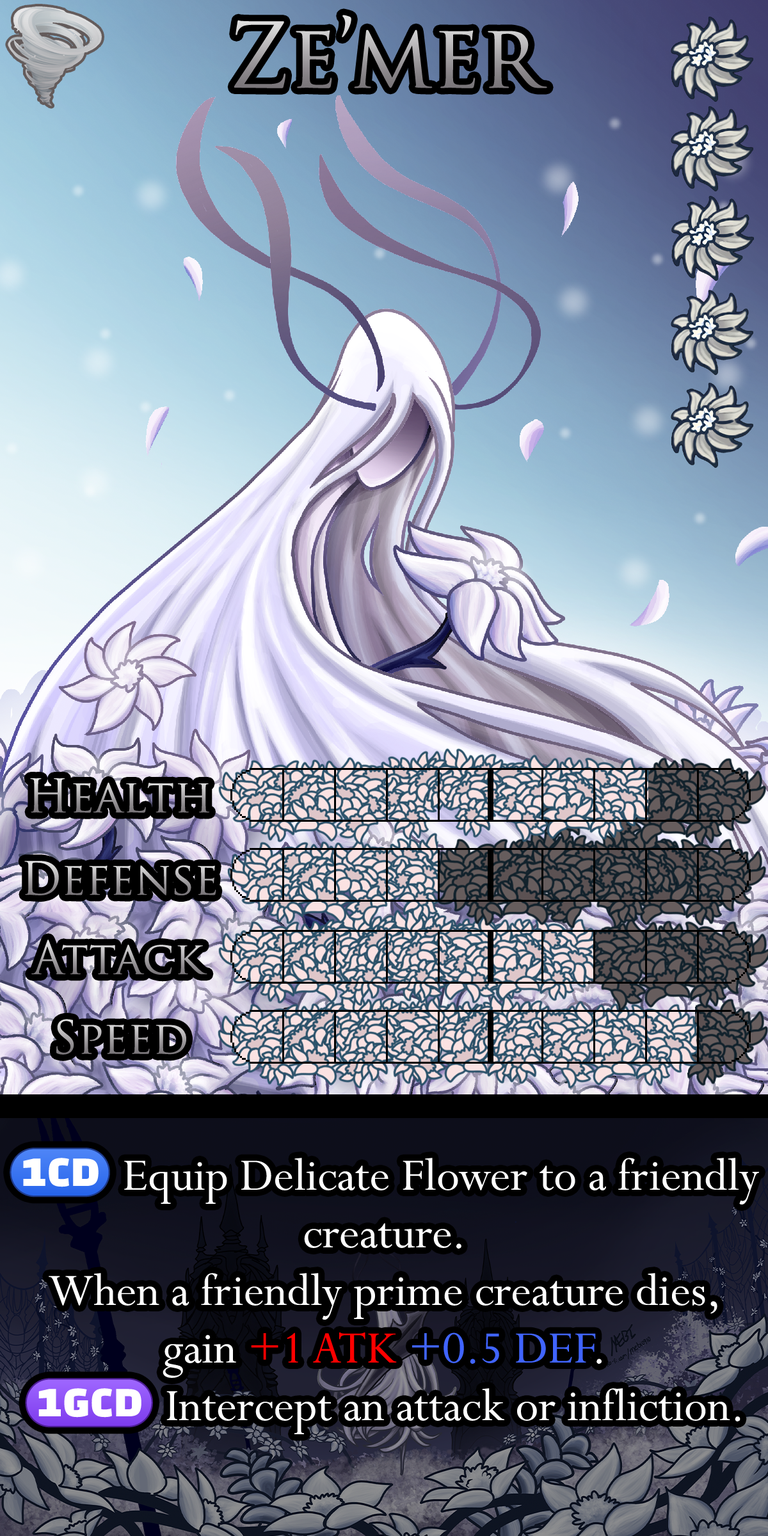
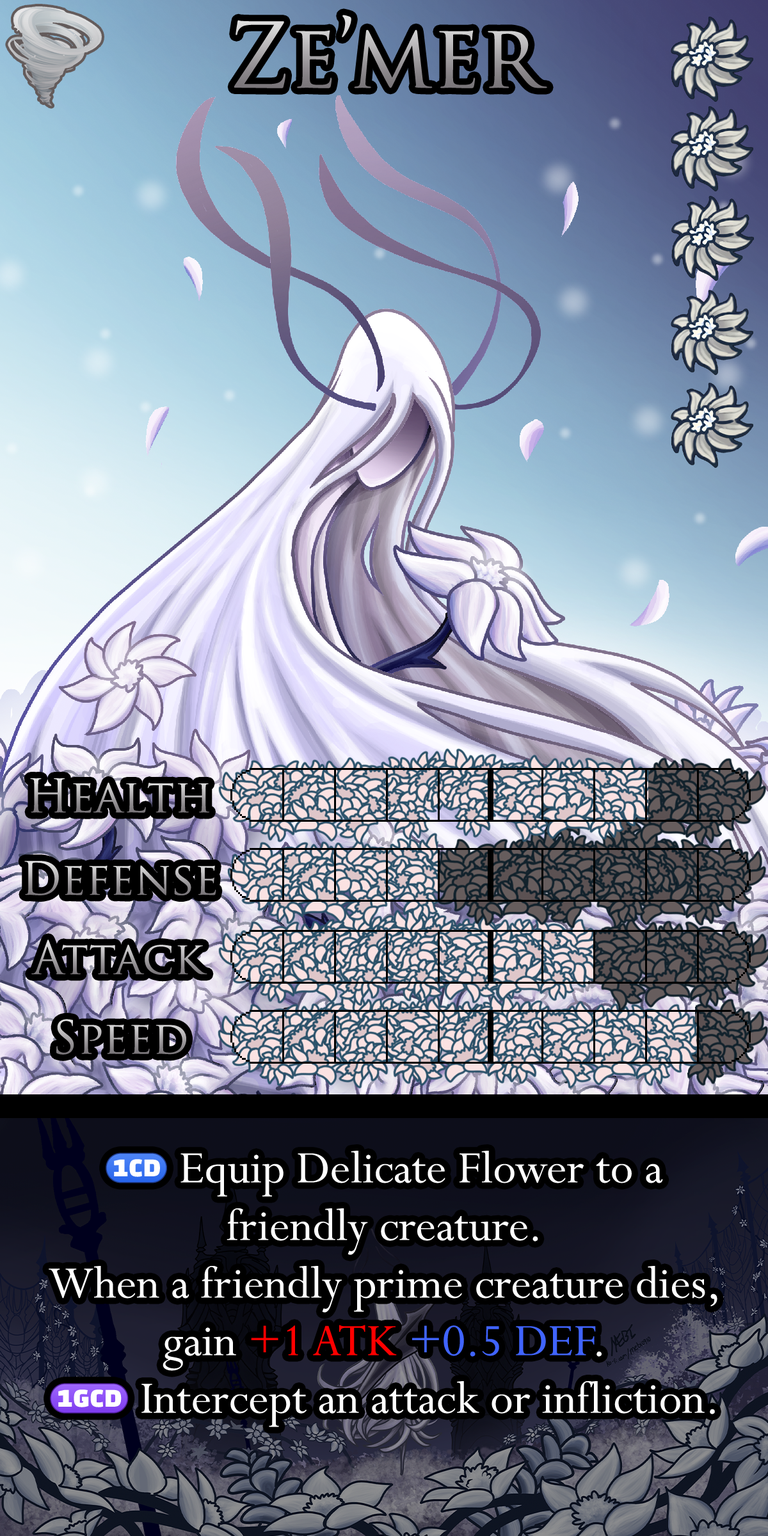
Layered file, before and after one edit (768x1536). Changes by layer:
painted on "Ability" over left=9, top=1147, right=759, bottom=1435
